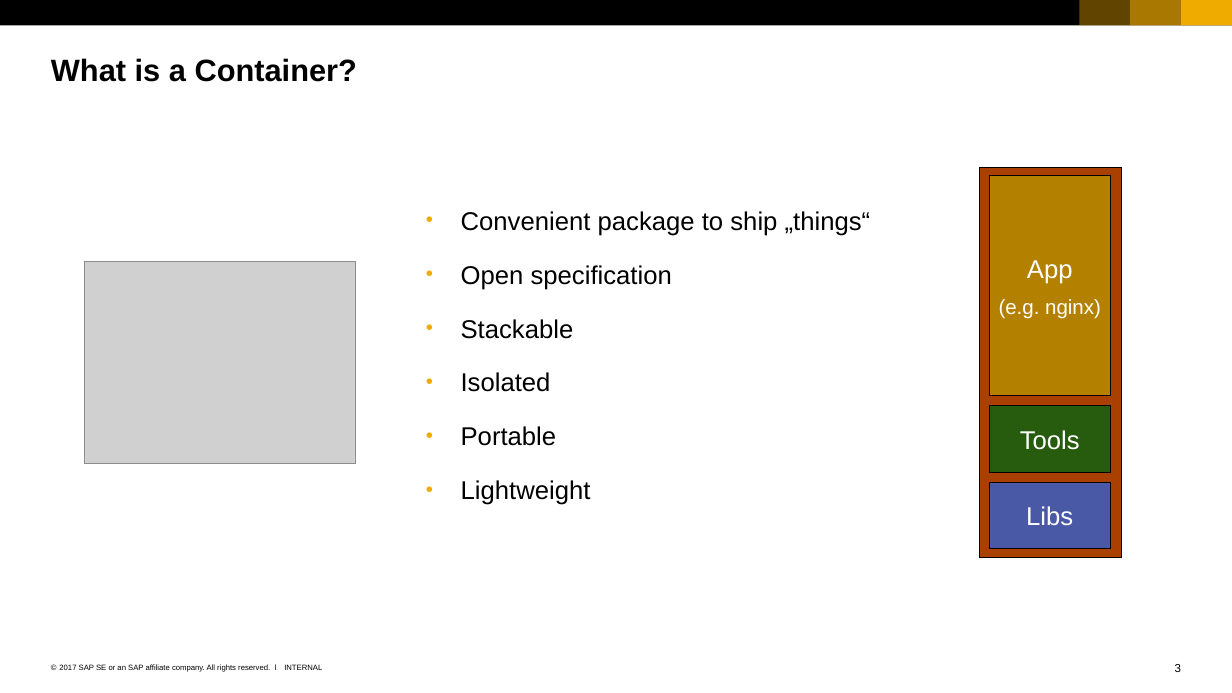
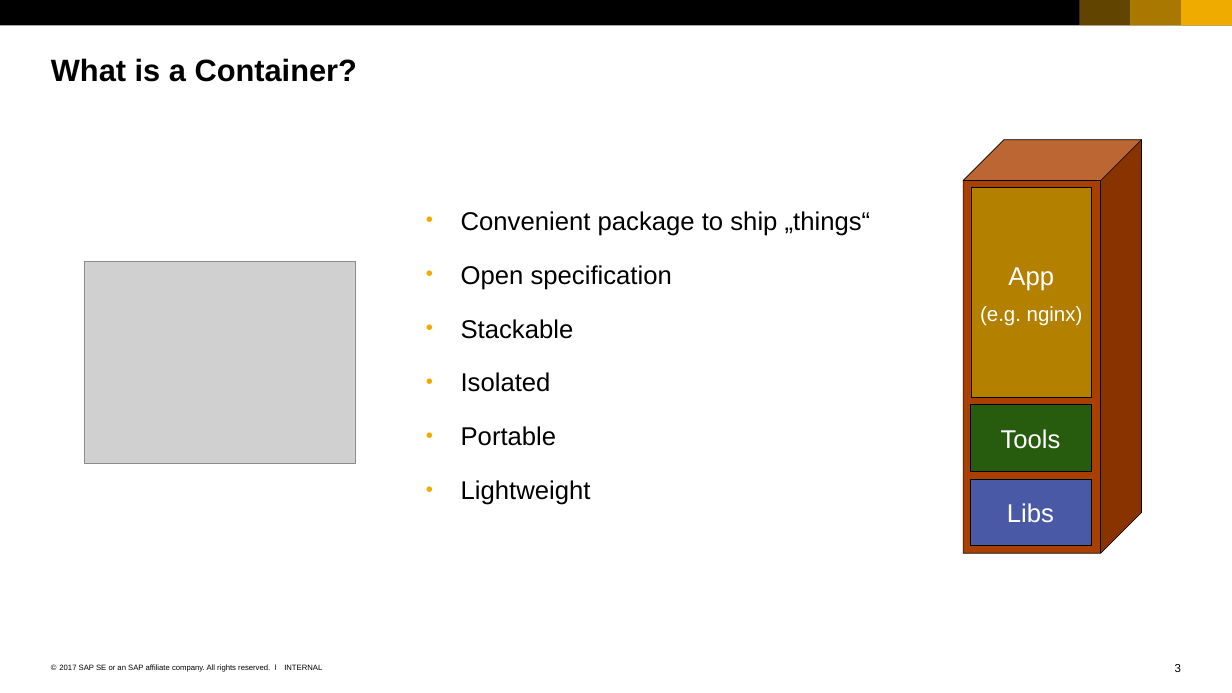
Before and after one commit to cuijiyao01/docker-k8s-training, a slide deck: slide 3 of docker/01_Basics_of_containers.pptx. Drawn at 1232x693 pixels with LibreOffice and Linux fonts; fonts in the diff are those of the drawing; grey boxes stand for pictures. Boxes give left, top, right and bottom in pixels: in the first picture for what was removed or moved away, otherwise in the second. Text is boxed around its words. In the diff, an @@ line names an element or a change of style, - is before the commit and + after.

```diff
--- a/docker/01_Basics_of_containers.pptx
+++ b/docker/01_Basics_of_containers.pptx
@@ cube added at [963,139,1141,553], fill #AA4000, outline #000000 0.5 pt @@
@@ rectangle removed at [979,167,1121,557] @@
@@ rectangle "App": place and size @@
-rectangle "App" at [989,175,1110,395]
+rectangle "App" at [971,187,1092,397]
@@ rectangle "Tools": place and size @@
-rectangle "Tools" at [989,405,1110,472]
+rectangle "Tools" at [970,405,1091,471]
@@ rectangle "Libs": place and size @@
-rectangle "Libs" at [989,482,1110,549]
+rectangle "Libs" at [970,478,1091,545]
```
Also in this commit, not shown: 12 slides added, 1 slide removed, 10 other files.
